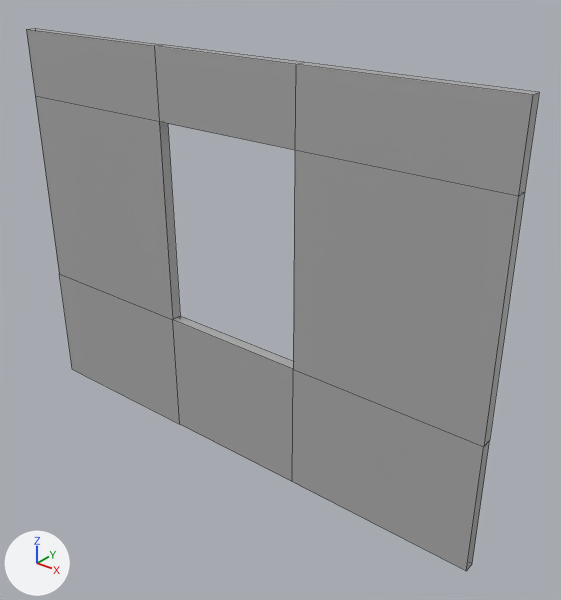
The FBX model UnRequited Crimes/Assets/Level Items/StaticMeshes/WallWindow.fbx, before and after one commit.
Rendered twice from a 50 mm lens placed at (1.4, -3.7, 3.73), pointed at (-1.68, 0.16, 1.34). The lights are fixed; the arrows at lower left show +X, +Y and +Z. Mesh edges are drawn as thin lines. Where no turn or scale is listed for an object, it has been applied to the vertices.

The first picture shows 'WallWindow'.
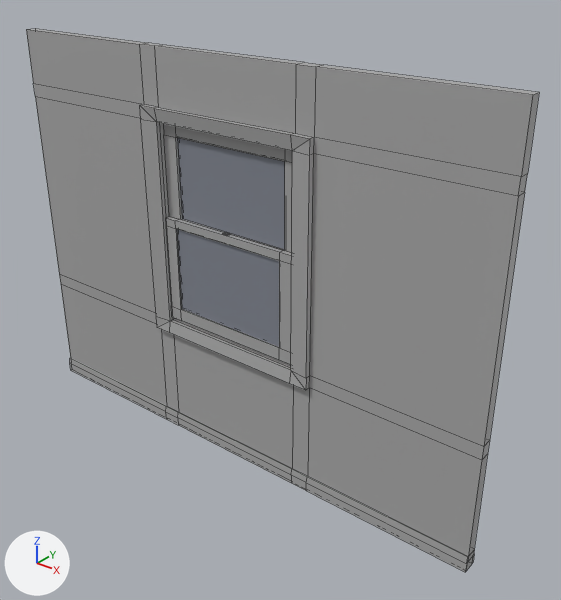
The change, as a list of edits to the scene's bpy script:
```text
Add mat_glass:
    mat_glass = principled_material('Glass')
    mat_glass.base_color = (0.229, 0.247, 0.292)  # grey #848893
Change me_mesh:
    used by ob_wallwindow; location = (0.0, 0.0, 0.0)
    remove me_mesh.from_pydata(...)  # 32 vertices, 32 faces; spans x -4.0..0.0, y -0.04..0.04, z 0.0..3.0
    add me_mesh.from_pydata(...)  # 272 vertices, 274 faces; spans x -4.0..0.0, y -0.08..0.08, z 0.0..3.0
    me_mesh part 1: a new loose piece of 40 vertices spanning x -2.59..-1.41, y -0.05..-0.01, z 1.0..1.81
    me_mesh part 2: a new loose piece of 40 vertices spanning x -2.59..-1.41, y -0.01..0.04, z 1.75..2.5
    me_mesh part 3
    24 faces are deleted
    32 vertices are added at x -4.0..0.0, y -0.06..0.06, z 0.0..2.5
    8 new vertices lie (0.0, 0.0, -0.4) away from vertices in x -4.0..0.0, y -0.04..0.04, z 3.0
    10 new vertices lie (1.27, 0.0, 0.0) away from vertices in x -4.0, y -0.04..0.04, z 0.0..3.0
    10 new vertices lie (-1.27, 0.0, 0.0) away from vertices in x 0.0, y -0.04..0.04, z 0.0..3.0
    16 new vertices lie (0.0, 0.0, 0.07) away from vertices in x -4.0..0.0, y -0.06..0.06, z 0.0
    8 new vertices lie (0.0, 0.0, -0.1) away from vertices in x -4.0..0.0, y -0.04..0.04, z 0.97
    10 new vertices lie (0.0, 0.04, 0.0) away from vertices in x -2.73..-1.27, y 0.04, z 0.87..2.6
    10 new vertices lie (0.0, -0.04, 0.0) away from vertices in x -2.73..-1.27, y -0.04, z 0.87..2.6
    8 new vertices lie (0.0, 0.0, -0.75) away from vertices in x -4.0..0.0, y -0.04..0.04, z 0.87
    6 new vertices lie (0.14, 0.0, 0.0) away from vertices in x -2.73, y -0.08..0.08, z 0.12..0.87
    6 new vertices lie (1.18, 0.0, 0.0) away from vertices in x -2.59, y -0.08..0.08, z 0.12..0.87
    156 new faces join them, mat_standardsurface1 (grey #aaaaaa)
    add me_mesh.materials.append(mat_glass)  # grey #848893
```

Changed parts and their boxes (x1, y1, x2, y2) in the pictures (561 x 600 px):
'WallWindow', reshaped: before (26, 29, 539, 571); after (26, 29, 539, 572)
part 1 of me_mesh, added: after (165, 216, 292, 365)
part 2 of me_mesh, added: after (163, 124, 292, 253)
part 3 of me_mesh, built on: before (33, 37, 528, 571); after (33, 37, 528, 572)
